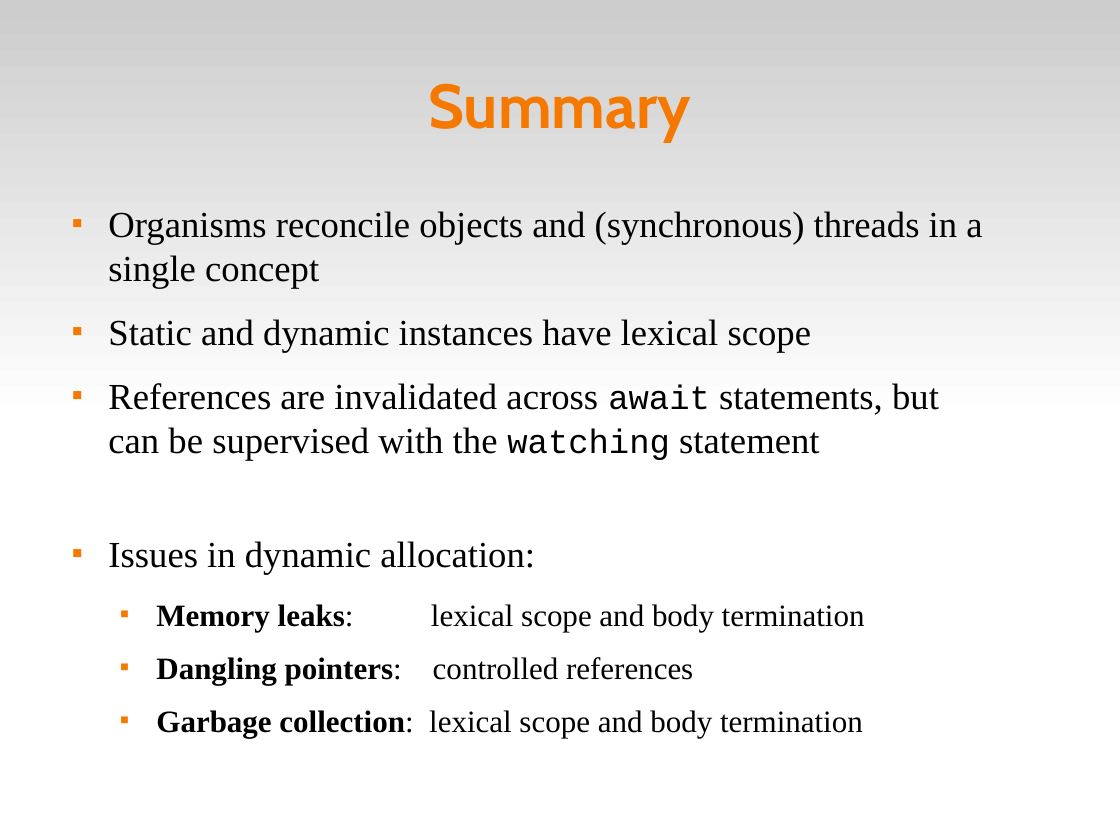
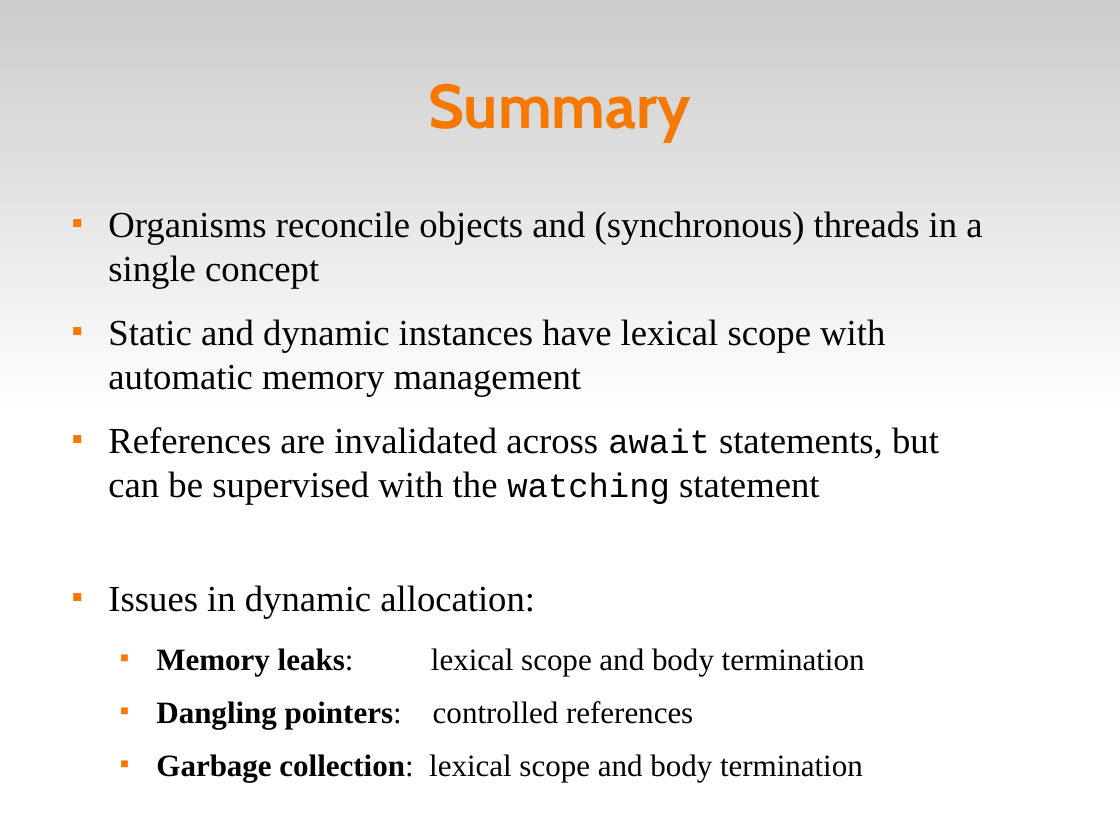
Before and after one commit to fsantanna-no/ceu-docs, a slide deck: slide 29 of ceu_stl.odp (slide 30 before the commit). Drawn at 1120x840 pixels with LibreOffice and Linux fonts; fonts in the diff are those of the drawing. Boxes give left, top, right and bottom in pixels: in the first picture for what was removed or moved away, otherwise in the second. Text is boxed around its words. In the diff, an @@ line names an element or a change of style, - is before the commit and + after.

```diff
--- a/ceu_stl.odp
+++ b/ceu_stl.odp
@@ text at (x1=108, y1=319, x2=885, y2=397): text changed @@
-■ Static and dynamic instances have lexical scope
+■ Static and dynamic instances have lexical scope with automatic memory management
```
Also in this commit, not shown: 14 other slides changed, 5 other files.
